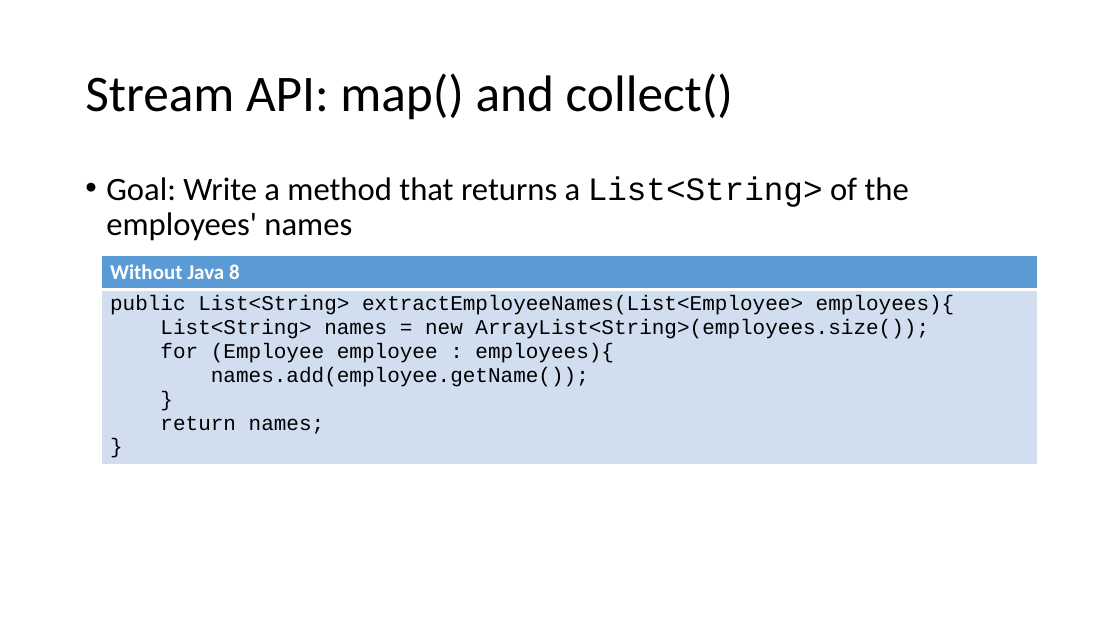
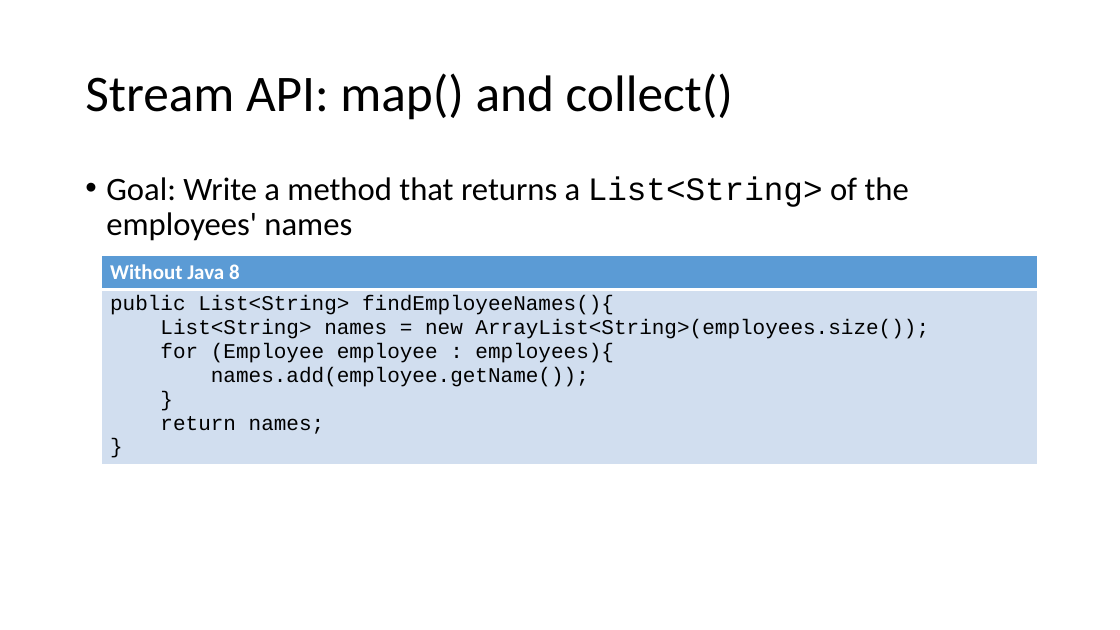
Before and after one commit to jdifebo/java8, a slide deck: slide 35 of presentation.pptx (slide 34 before the commit). Drawn at 1120x630 pixels with LibreOffice and Linux fonts; fonts in the diff are those of the drawing. Boxes give left, top, right and bottom in pixels: in the first picture for what was removed or moved away, otherwise in the second. Text is boxed around its words. In the diff, an @@ line names an element or a change of style, - is before the commit and + after.

```diff
--- a/presentation.pptx
+++ b/presentation.pptx
@@ table at <box>102,255,1038,475</box> @@
-row 2, column 1: public List<String> extractEmployeeNames(List<Employee> employees){ List<String> names = new ArrayList<String>(employees.size()); for (Employee employee : employees){ names.add(employee.getName()); } return names; }
+row 2, column 1: public List<String> findEmployeeNames(){ List<String> names = new ArrayList<String>(employees.size()); for (Employee employee : employees){ names.add(employee.getName()); } return names; }
```
Also in this commit, not shown: 15 other slides changed, 1 slide added, 3 other files.
